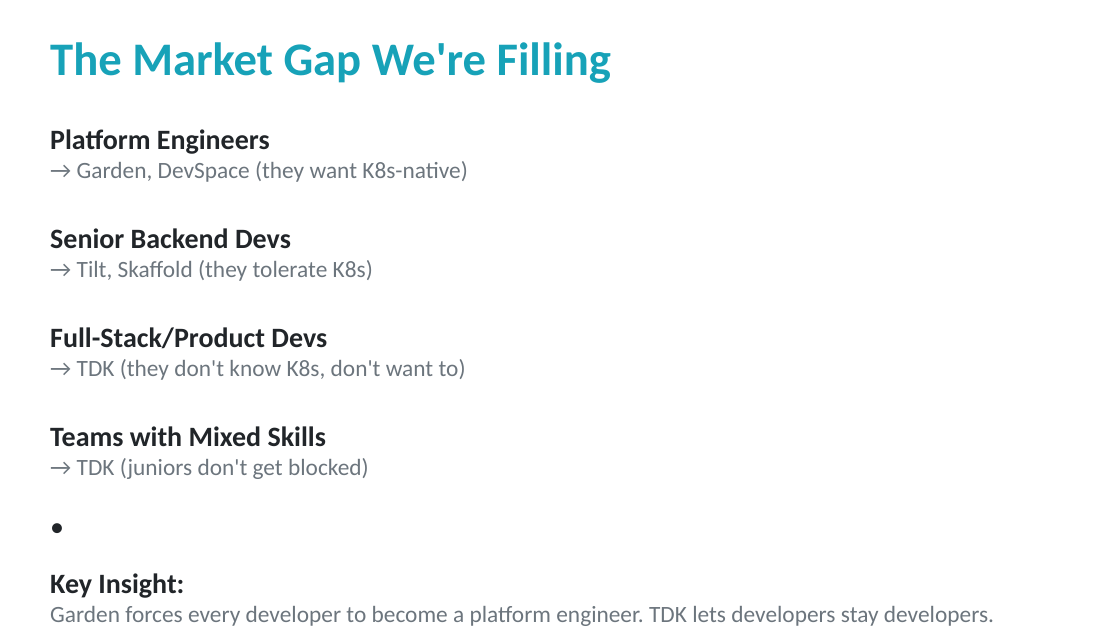
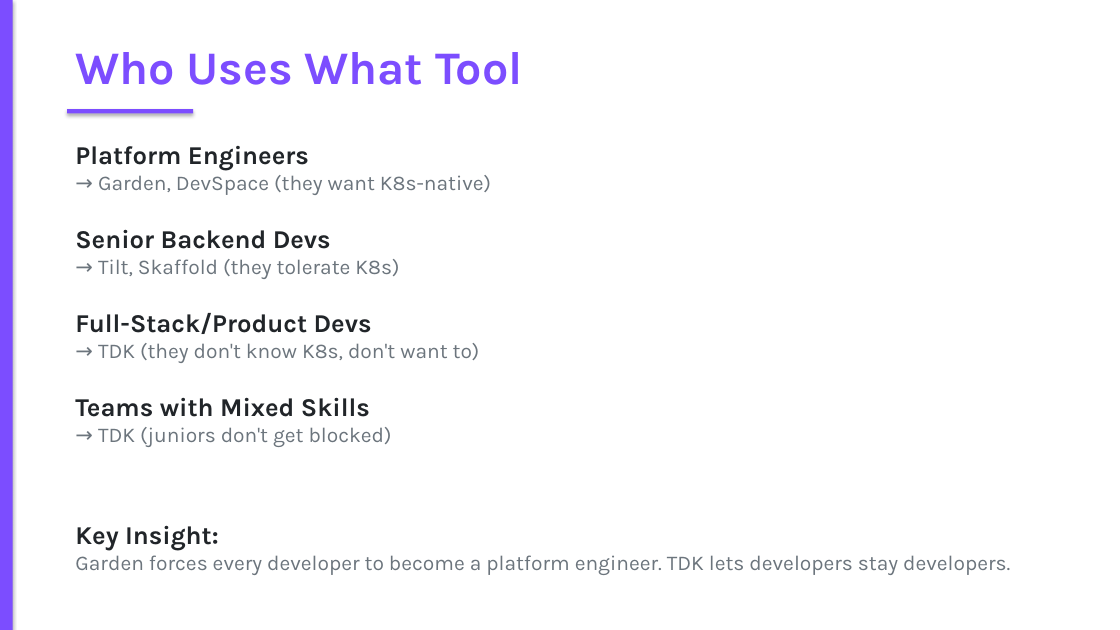
Before and after one commit to AK-Lmn/tdk-cli-core, a slide deck: slide 7 of TDK_CLI_Competitive_Positioning.pptx. Drawn at 1120x630 pixels with LibreOffice and Linux fonts; fonts in the diff are those of the drawing. Boxes give left, top, right and bottom in pixels: in the first picture for what was removed or moved away, otherwise in the second. Text is boxed around its words. In the diff, an @@ line names an element or a change of style, - is before the commit and + after.

```diff
--- a/TDK_CLI_Competitive_Positioning.pptx
+++ b/TDK_CLI_Competitive_Positioning.pptx
@@ rectangle added at [0,0,1120,630], fill #FFFFFF @@
@@ rectangle added at [0,0,13,630], fill #7C4DFF @@
@@ text removed at [50,42,611,83] @@
-The Market Gap We're Filling
@@ text added at [75,52,523,85], 40 pt, text #7C4DFF, bold @@
+Who Uses What Tool
@@ rectangle added at [67,109,193,113], fill #7C4DFF @@
@@ text at [75,146,1010,575]: paragraph removed @@
-•
@@ text "Platform Engineers": place and size @@
-text "Platform Engineers" at [50,129,994,626]
+text "Platform Engineers" at [75,146,1010,575]
@@ text "Platform Engineers" at [75,146,1010,575]: size 24 to 22 pt in "Platform Engineers", "Senior Backend Devs", "Full-Stack/Product Devs", "Teams with Mixed Skills" and 1 more places; font Calibri to Karla; size 20 to 18 pt in "→ Garden, DevSpace (they want K8s-native)", "→ Tilt, Skaffold (they tolerate K8s)", "→ TDK (they don't know K8s, don't ...", "→ TDK (juniors don't get blocked)" and 1 more places; less space between paragraphs @@
```
Also in this commit, not shown: 11 other slides changed.
